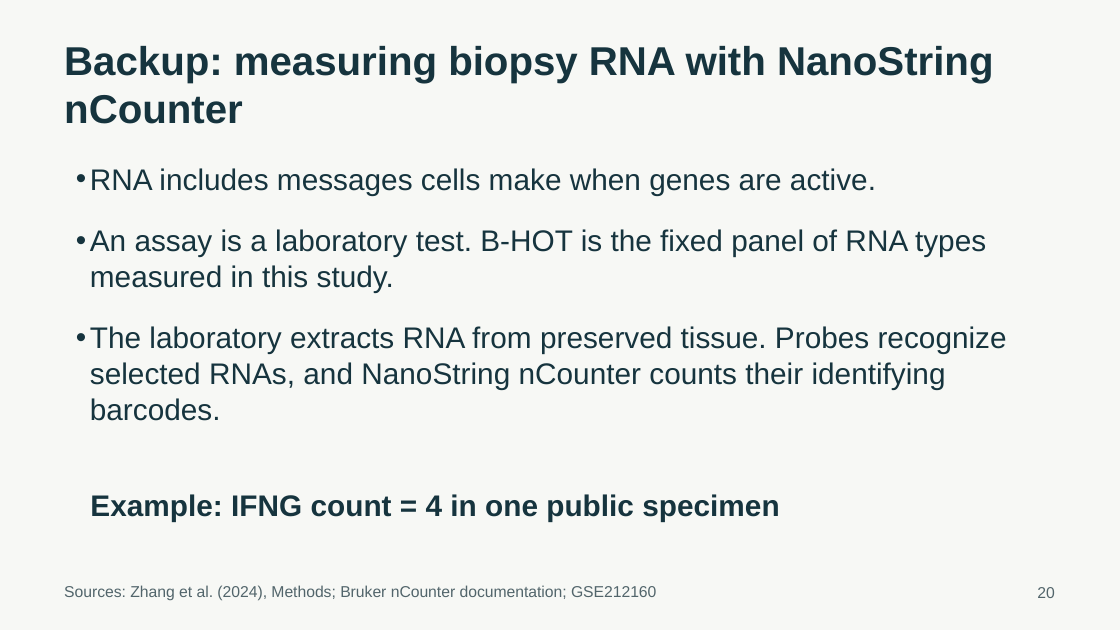
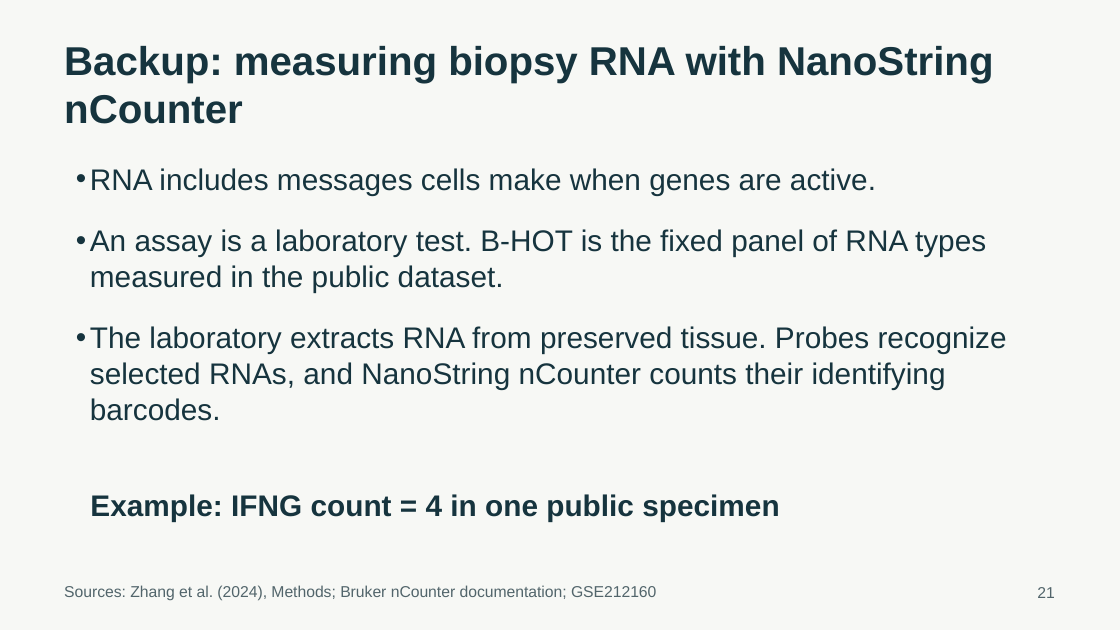
Before and after one commit to ca34525/Kidney-Biopsy-Rejection-Classifier, a slide deck: slide 21 of presentation/unos_kidney_biopsy.pptx (slide 20 before the commit). Drawn at 1120x630 pixels with LibreOffice and Linux fonts; fonts in the diff are those of the drawing. Boxes give left, top, right and bottom in pixels: in the first picture for what was removed or moved away, otherwise in the second. Text is boxed around its words. In the diff, an @@ line names an element or a change of style, - is before the commit and + after.

```diff
--- a/presentation/unos_kidney_biopsy.pptx
+++ b/presentation/unos_kidney_biopsy.pptx
@@ text at [90, 229, 986, 293]: text changed @@
-• An assay is a laboratory test. B-HOT is the fixed panel of RNA types measured in this study.
+• An assay is a laboratory test. B-HOT is the fixed panel of RNA types measured in the public dataset.
@@ text at [1037, 587, 1054, 598]: text changed @@
-20
+21
```
Also in this commit, not shown: 17 other slides changed, 2 slides added, 1 slide removed, 32 other files.
